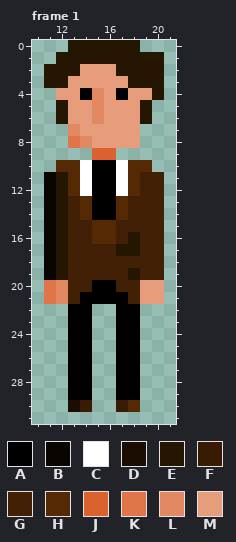
Pixel-art file -- HQ_AGS/Assets/Visual/Aseprite_files/TrainOfficer_32_u.aseprite. Above is the file before it was changed.
32x32 pixels, 8 frames. Colours within 5 levels of each other are drawn and written as one. Shown: frame 1: x 10..21, y 0..31.
Palette (. is transparent): A #000000  B #0a0501  C #ffffff  D #1b0d01  E #251601  F #391b03  G #422005  H #562905  J #db612e  K #df7548  L #e38962  M #e79d7c
The same view after the edit:
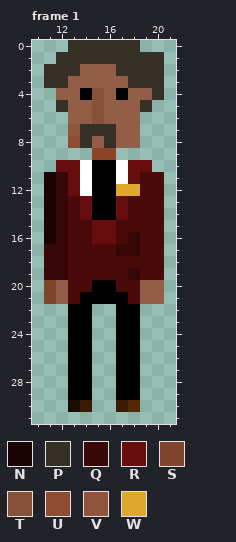
Colours new in this view: N #1a0303  P #343026  Q #380707  R #680d0d  S #80442b  T #865039  U #8e4d31  V #90553c  W #dea92a
Commit: Design gare de train et retouche de l'appart d'Harker
Edits made:
{"colour":"G","old":"#422005","new":"#4a0a0a"}
{"colour":"J","old":"#db612e","new":"#8d4426"}
{"colour":"M","old":"#e79d7c","new":"#935e48"}
{"where": "frame 1"}
{"frame":1,"y":0,"x":13,"old":"EEEEEE","new":"PPPPPP"}
{"frame":1,"y":1,"x":12,"old":"EEEEEEEEE","new":"PPPPPPPPP"}
{"frame":1,"y":2,"x":11,"old":"EEE","new":"PPP"}
{"frame":1,"y":2,"x":17,"old":"EEEE","new":"PPPP"}
{"frame":1,"y":3,"x":11,"old":"EE","new":"PP"}
{"frame":1,"y":3,"x":18,"old":"EEE","new":"PPP"}
{"frame":1,"y":4,"x":15,"old":"L","new":"T"}
{"frame":1,"y":4,"x":20,"old":"E","new":"P"}
{"frame":1,"y":5,"x":12,"old":"E","new":"P"}
{"frame":1,"y":5,"x":15,"old":"L","new":"T"}
{"frame":1,"y":5,"x":19,"old":"E","new":"P"}
{"frame":1,"y":6,"x":12,"old":"E","new":"."}
{"frame":1,"y":6,"x":15,"old":"L","new":"T"}
{"frame":1,"y":6,"x":19,"old":"E","new":"."}
{"frame":1,"y":7,"x":13,"old":"LMMM","new":"VPPP"}
{"frame":1,"y":8,"x":13,"old":"KL","new":"UP"}
{"frame":1,"y":8,"x":16,"old":"M","new":"P"}
{"frame":1,"y":10,"x":12,"old":"HH","new":"RR"}
{"frame":1,"y":10,"x":18,"old":"HH","new":"RR"}
{"frame":1,"y":11,"x":11,"old":"BEH","new":"NQR"}
{"frame":1,"y":11,"x":18,"old":"H","new":"R"}
{"frame":1,"y":12,"x":11,"old":"BEH","new":"NQR"}
{"frame":1,"y":12,"x":17,"old":"CH","new":"WW"}
{"frame":1,"y":13,"x":11,"old":"BE","new":"NQ"}
{"frame":1,"y":13,"x":14,"old":"H","new":"R"}
{"frame":1,"y":13,"x":17,"old":"H","new":"R"}
{"frame":1,"y":14,"x":11,"old":"BE","new":"NQ"}
{"frame":1,"y":14,"x":14,"old":"H","new":"R"}
{"frame":1,"y":14,"x":17,"old":"H","new":"R"}
{"frame":1,"y":15,"x":11,"old":"BE","new":"NQ"}
{"frame":1,"y":15,"x":15,"old":"HH","new":"RR"}
{"frame":1,"y":16,"x":11,"old":"BE","new":"NQ"}
{"frame":1,"y":16,"x":15,"old":"HH","new":"RR"}
{"frame":1,"y":16,"x":18,"old":"E","new":"Q"}
{"frame":1,"y":17,"x":11,"old":"BE","new":"QQ"}
{"frame":1,"y":17,"x":17,"old":"EE","new":"QQ"}
{"frame":1,"y":18,"x":11,"old":"BE","new":"QQ"}
{"frame":1,"y":19,"x":11,"old":"BE","new":"QQ"}
{"frame":1,"y":19,"x":18,"old":"E","new":"Q"}
{"frame":1,"y":20,"x":11,"old":"KL","new":"SM"}
{"frame":1,"y":21,"x":11,"old":"KL","new":"SM"}
